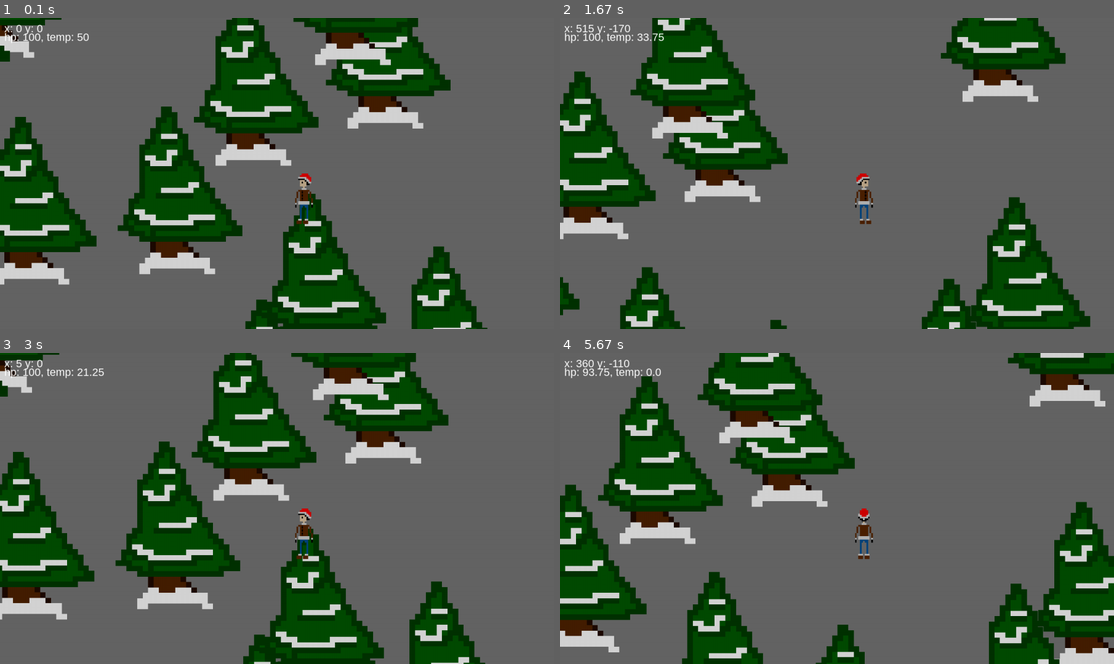
Above: before the commit, frames 1-4 (two rows, left to right).
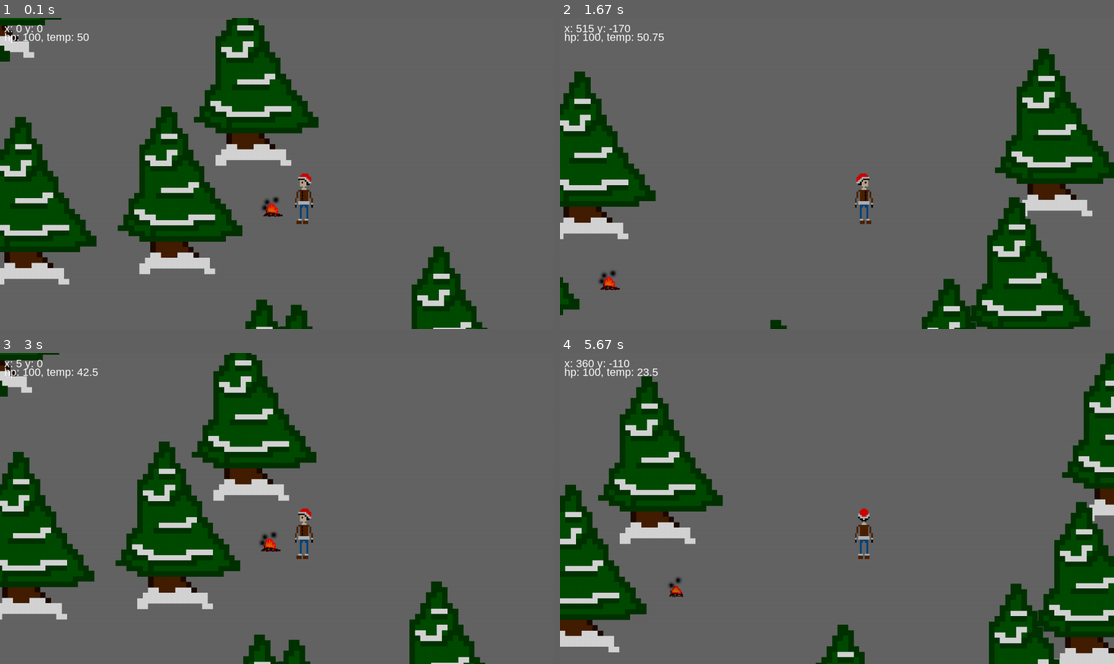
Above: after the commit, the same moments.

Repository: SlepovEgor24/pygame_proj
Game: pygame game, started from main.py
The game is run twice, just before and just after one commit, with the same random seed, the same clock (stepped at 60 frames per second) and the same inputs.
Inputs:
- Up to frame 1 (0.1 s): no input
- Up to frame 2 (1.67 s): hold D 0.33-0.8 s; hold W 0.83-1.13 s; hold D 1.17-1.63 s
- Up to frame 3 (3 s): hold A 1.67-2.2 s; hold S 2.23-2.53 s; hold A 2.57-2.97 s
- Up to frame 4 (5.67 s): hold W 3-3.37 s; hold D 3.4-4.03 s; hold S 4.07-4.43 s; hold A 4.47-4.93 s; hold D 4.97-5.43 s; hold W from 5.47 s (still down)

The runs differ from the first frame. In frame 1, 11% of the frame differs, in the area x 47-82%, y 0-100%; in frame 2, 20%, in the area x 7-100%, y 0-100%; in frame 3, 11%; in frame 4, 15%.

Commit message:
feature/0.1.04

Diff:
--- a/main.py
+++ b/main.py
@@ -95,7 +95,7 @@
             self.x -= v // FPS
         if args and args[0].type == TEMPEVENT:
             if (abs(bonfire.rect.x - 320 * pixsel) < 80 * pixsel and
-                    abs(bonfire.rect.y - 180 * pixsel) < 80 * pixsel):
+                    abs(bonfire.rect.y - 180 * pixsel) < 80 * pixsel and bonfire.run > 1):
                 self.temp = min(self.temp + bonfire.run, 100)
             else:
                 if self.temp == 0:
@@ -104,19 +104,26 @@
                     self.temp = max(self.temp - 1.25, 0)
 
 
-class Blocks(pygame.sprite.Sprite):    ##класс блока - елки
+class Christmas_Tree(pygame.sprite.Sprite):    ##класс блока - елки
     image = load_image("tree.png", "\\blocks\\tree")
     image2 = load_image("stump.png", "\\blocks\\tree")
 
     def __init__(self, *group):
         super().__init__(*group)
         global pixsel
-        self.image = Blocks.image
+        self.image = Christmas_Tree.image
         self.image = pygame.transform.scale(self.image, (200 * pixsel, 200 * pixsel))
         self.rect = self.image.get_rect()
         w, h = self.rect.w, self.rect.h
-        self.x = random.randrange(int(-0.5 * map.x), int(0.5 * map.x))
-        self.y = random.randrange(int(-0.5 * map.y), int(0.5 * map.y))
+        k = True
+        while k:
+            x = random.randrange(int(-0.5 * map.x), int(0.5 * map.x))
+            y = random.randrange(int(-0.5 * map.y), int(0.5 * map.y))
+            if (abs(sorted(all_sprites, key=lambda sprite: sprite.rect.y)[0].rect.y - y) > 100 and
+                    abs(sorted(all_sprites, key=lambda sprite: sprite.rect.x)[0].rect.x - x) > 100):
+                self.x = x
+                self.y = y
+                k = False
         self.chopped = False
 
     def update(self, *args):
@@ -124,7 +131,7 @@
         self.rect.y = self.y - player.y - 200 * pixsel
         if (abs(self.rect.x - 320 * pixsel + 50 * pixsel) < 30 * pixsel and
                 abs(self.rect.y - 180 * pixsel + 100 * pixsel) < 30 * pixsel and not self.chopped):
-            self.image = Blocks.image2
+            self.image = Christmas_Tree.image2
             self.image = pygame.transform.scale(self.image, (200 * pixsel, 200 * pixsel))
             player.count = True
             self.chopped = True
@@ -150,7 +157,7 @@
         self.image = Bonfire.image_3
         self.rect = self.image.get_rect()
         self.run = 3
-        self.x, self.y = 0, 0
+        self.x, self.y = 0, 400 * pixsel
 
     def update(self, *args):
         global BONFIREEVENT
@@ -158,8 +165,8 @@
         self.rect.y = self.y - player.y - 200 * pixsel
         watch = False
         if (args and args[0].type == pygame.MOUSEBUTTONDOWN and self.rect.collidepoint(args[0].pos) and player.count
-                and abs(self.rect.x - 320 * pixsel) < 30 * pixsel and
-                abs(self.rect.y - 180 * pixsel) < 30 * pixsel and self.run < 5):
+                and abs(self.rect.x - 320 * pixsel) < 60 * pixsel and
+                abs(self.rect.y - 200 * pixsel) < 60 * pixsel and self.run < 5):
             player.count = False
             self.run = min(self.run + 1, 5)
             watch = True
@@ -187,7 +194,7 @@
     time = 0
     map = Map()
     for i in range(difficult[0] * 100):
-        Blocks(all_sprites)
+        Christmas_Tree(all_sprites)
     player = Player(all_sprites)
     print(*all_sprites)
     bonfire = Bonfire(all_sprites)
@@ -208,7 +215,9 @@
                 all_sprites.update(event)
         screen.fill((100, 100, 100))
         clock.tick(FPS)
-        all_sprites.draw(screen)
+        sorted_sprites = sorted(all_sprites, key=lambda sprite: sprite.rect.y + sprite.rect.h)
+        for sprite in sorted_sprites:
+            screen.blit(sprite.image, sprite.rect)
         all_sprites.update()
         screen.blit(Font.render(f'x: {player.x} y: {player.y}', 1, (255, 255, 255)), (10, 10))
         screen.blit(Font.render(f'hp: {player.hp}, temp: {player.temp}',
